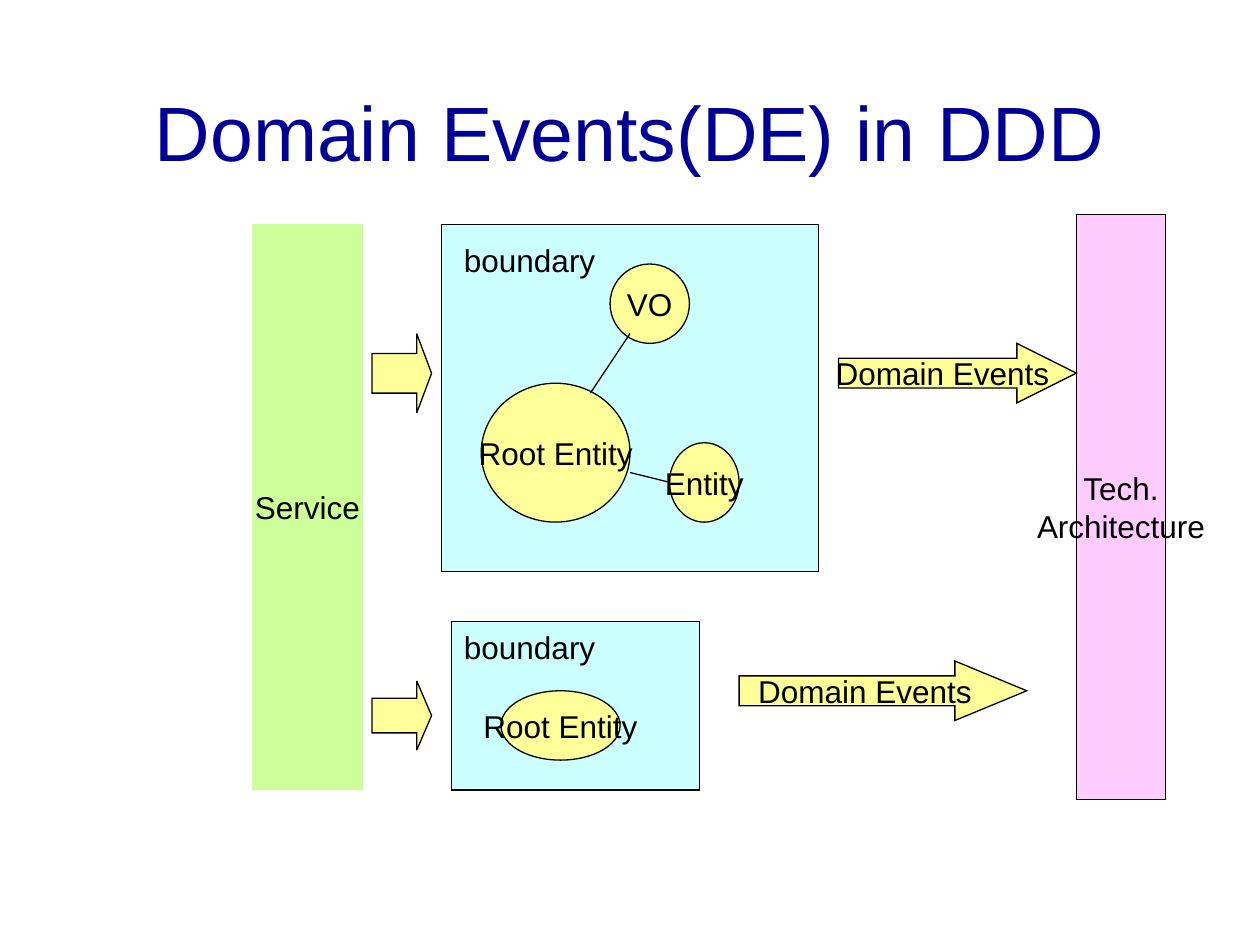
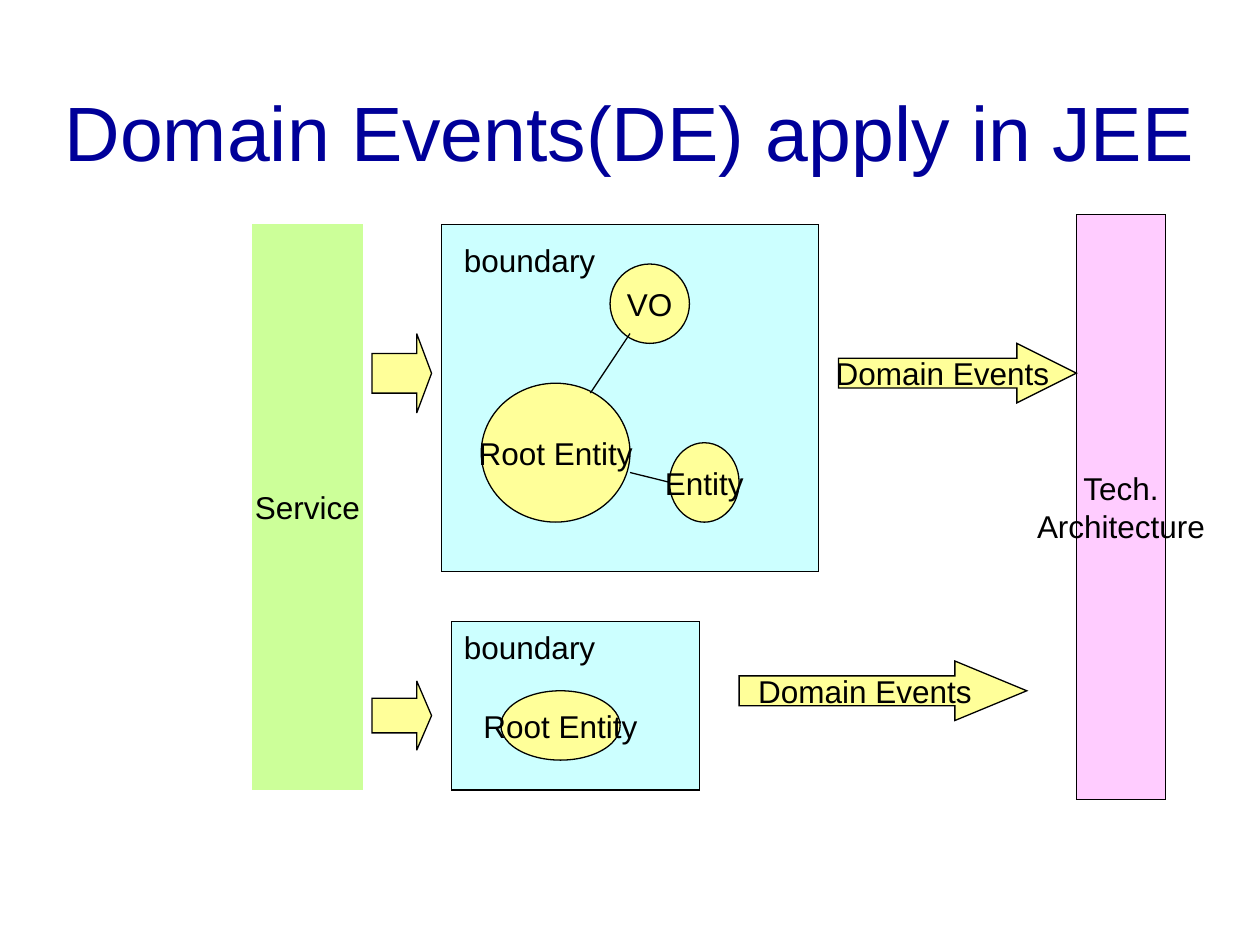
Before and after one commit to banq/jdonframework, a slide deck: slide 23 of doc/english/JdonFramework.ppt. Drawn at 1260x945 pixels with LibreOffice and Linux fonts; fonts in the diff are those of the drawing; background and template pictures are left out. Boxes give left, top, right and bottom in pixels: in the first picture for what was removed or moved away, otherwise in the second. Text is boxed around its words. In the diff, an @@ line names an element or a change of style, - is before the commit and + after.

```diff
--- a/doc/english/JdonFramework.ppt
+++ b/doc/english/JdonFramework.ppt
@@ title at (65, 105, 1193, 176): text changed @@
-Domain Events(DE) in DDD
+Domain Events(DE) apply in JEE
```
Also in this commit, not shown: 9 other slides changed, 6 slides added, 1 slide removed, 13 other files.
